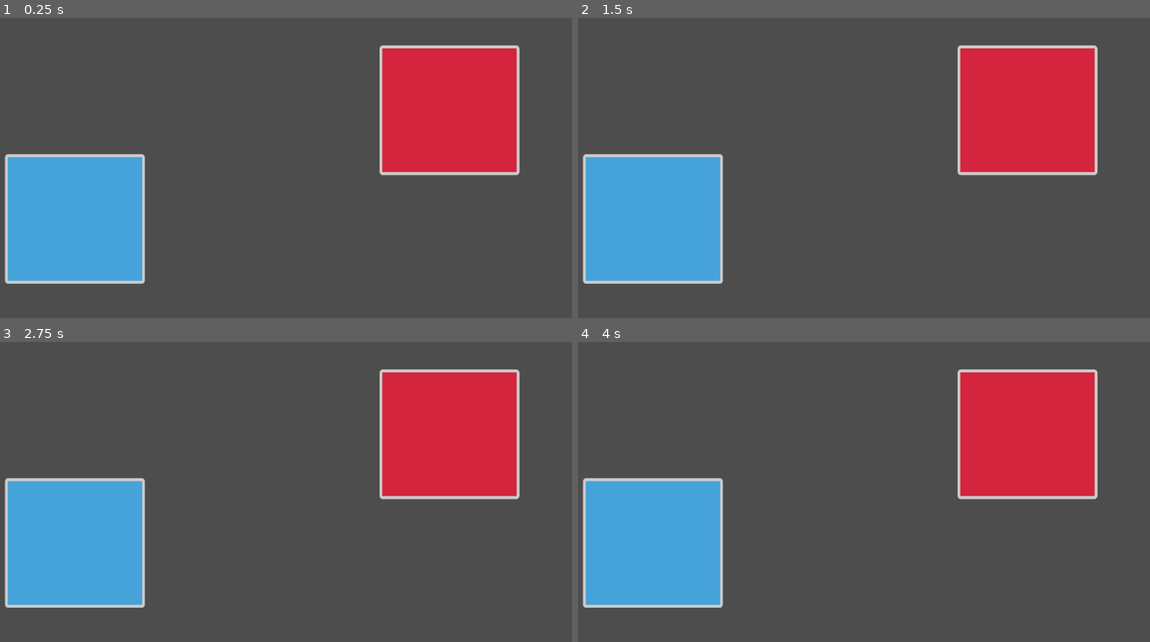
Above: before the commit, frames 1-4 (two rows, left to right).
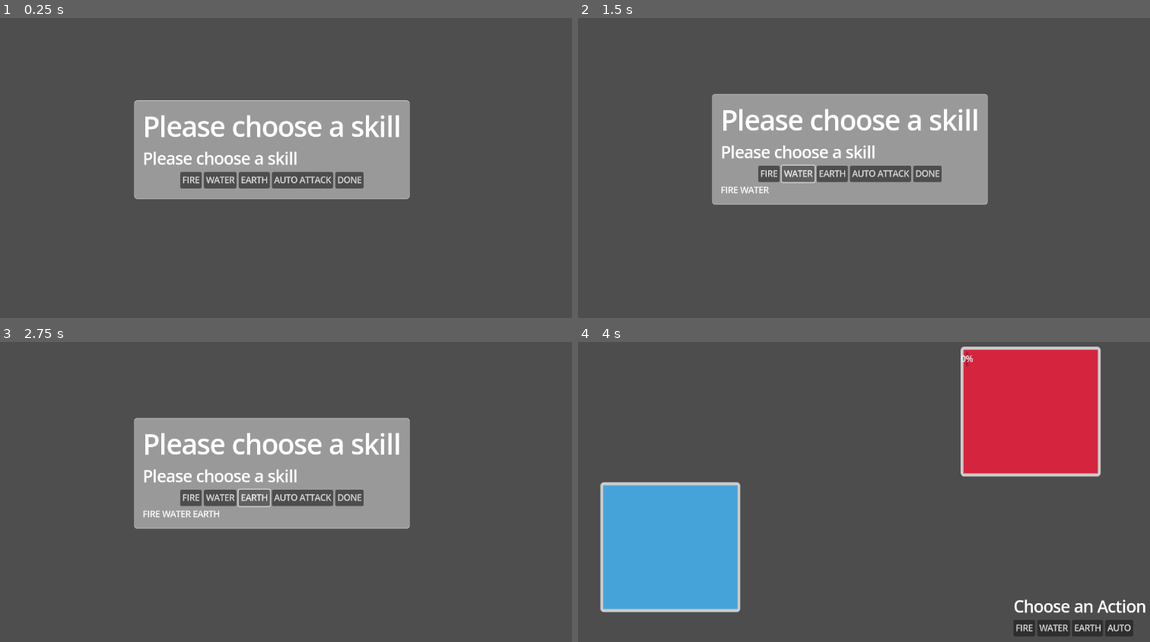
Above: after the commit, the same moments.

Repository: fireflies001/turn-based-game-godot-testing-
Game: Godot game, scene res://skill_choosing.tscn
Two runs of this game, one before a commit and one after it. Both use one fixed random seed, a clock stepped at 60 frames per second and the inputs below. Before the commit the project starts from res://world.tscn.
Inputs (mouse positions are in pixels of both pictures, inside the frame that each line leads up to):
- Up to frame 1 (0.25 s): no input
- Up to frame 2 (1.5 s): click (766, 180) at 0.5 s, where only the run after the commit has a clickable "FIRE"; click (801, 174) at 1.25 s, where only the run after the commit has a clickable "WATER"
- Up to frame 3 (2.75 s): click (251, 498) at 2 s, where only the run after the commit has a clickable "EARTH"
- Up to frame 4 (4 s): click (881, 498) at 2.75 s, where only the run after the commit has a clickable "AUTO ATTACK"; click (926, 498) at 3.5 s, where only the run after the commit has a clickable "DONE"

The runs differ from the first frame. In frame 1, 34% of the frame differs, in the area x 0-91%, y 9-89%; in frame 2, 36%; in frame 3, 36%; in frame 4, 11%.

Commit message:
added health and damage logic

Diff:
--- /dev/null
+++ b/Skills.gd
@@ -0,0 +1,12 @@
+extends Node
+
+var chosen_skill: Array = []
+
+
+func add_to_skill(value):
+	chosen_skill.append(value)
+
+
+func remove_skill(index):
+	if index >= 0 and index < chosen_skill.size():
+		chosen_skill.remove_at(index)
--- a/character_1.gd
+++ b/character_1.gd
@@ -1,7 +1,14 @@
 extends CharacterBody2D
-var health: float = 7
 
 
+@export_group("Nodes")
+@export var healthNode: HEALTH
+var health: float
+
+func _ready():
+	healthNode.set_heath()
+	health = healthNode.get_heath()
+
 func take_damage(value):
-	health -= value
-	print("player: ", health)
+	health = healthNode.damage_taken(health, value)
+	print("player: ",health)
--- a/character_1.tscn
+++ b/character_1.tscn
@@ -1,6 +1,7 @@
-[gd_scene load_steps=5 format=3 uid="uid://cl1k2w4kmgkgg"]
+[gd_scene load_steps=6 format=3 uid="uid://cl1k2w4kmgkgg"]
 
 [ext_resource type="Script" path="res://character_1.gd" id="1_vqmvt"]
+[ext_resource type="PackedScene" uid="uid://cgtnxg5xltixf" path="res://heath.tscn" id="2_h4eow"]
 
 [sub_resource type="RectangleShape2D" id="RectangleShape2D_njgmu"]
 size = Vector2(19, 18)
@@ -19,8 +20,9 @@
 [sub_resource type="StyleBoxFlat" id="StyleBoxFlat_bl4am"]
 bg_color = Color(1, 1, 1, 1)
 
-[node name="CharacterBody2D" type="CharacterBody2D"]
+[node name="CharacterBody2D" type="CharacterBody2D" node_paths=PackedStringArray("healthNode")]
 script = ExtResource("1_vqmvt")
+healthNode = NodePath("Node2D")
 
 [node name="CollisionShape2D" type="CollisionShape2D" parent="."]
 position = Vector2(0.5, 0)
@@ -42,3 +44,6 @@
 offset_bottom = 131.0
 scale = Vector2(1.96, 0.8)
 theme_override_styles/panel = SubResource("StyleBoxFlat_bl4am")
+
+[node name="Node2D" parent="." instance=ExtResource("2_h4eow")]
+health_points = 100.0
--- a/enemy.gd
+++ b/enemy.gd
@@ -1,7 +1,14 @@
 extends CharacterBody2D
-var health: float = 7
 
 
+@export_group("Nodes")
+@export var healthNode: HEALTH
+var health: float
+
+func _ready():
+	healthNode.set_heath()
+	health = healthNode.get_heath()
+
 func take_damage(value):
-	health -= value
+	health = healthNode.damage_taken(health, value)
 	print("enemy: ",health)
--- a/enemy.tscn
+++ b/enemy.tscn
@@ -1,6 +1,7 @@
-[gd_scene load_steps=4 format=3 uid="uid://dwklmp7muiwbg"]
+[gd_scene load_steps=5 format=3 uid="uid://dwklmp7muiwbg"]
 
 [ext_resource type="Script" path="res://enemy.gd" id="1_xm3b8"]
+[ext_resource type="PackedScene" uid="uid://cgtnxg5xltixf" path="res://heath.tscn" id="2_gq3fd"]
 
 [sub_resource type="RectangleShape2D" id="RectangleShape2D_20w6d"]
 
@@ -15,8 +16,9 @@
 corner_radius_bottom_right = 5
 corner_radius_bottom_left = 5
 
-[node name="enemy" type="CharacterBody2D"]
+[node name="enemy" type="CharacterBody2D" node_paths=PackedStringArray("healthNode")]
 script = ExtResource("1_xm3b8")
+healthNode = NodePath("Node2D")
 
 [node name="CollisionShape2D" type="CollisionShape2D" parent="."]
 shape = SubResource("RectangleShape2D_20w6d")
@@ -36,3 +38,10 @@
 offset_right = 320.0
 offset_bottom = 162.0
 scale = Vector2(2.08, 0.72)
+
+[node name="ProgressBar" type="ProgressBar" parent="."]
+offset_right = 4.0
+offset_bottom = 27.0
+
+[node name="Node2D" parent="." instance=ExtResource("2_gq3fd")]
+health_points = 100.0
--- a/enemy_group.gd
+++ b/enemy_group.gd
@@ -5,7 +5,7 @@
 var action_queue: Array = []
 var is_battling: bool = false
 var index: int = 0
-
+var damage: int = 0
 
 signal next_player
 
@@ -15,15 +15,26 @@
 func _process(_delta):
 	if Input.is_action_just_pressed("attack"):
 		print("attack")
-		action_queue.push_back(index)
-		is_battling = true
-		_action(action_queue)
 
 
-func _action(stack):
+
+func _action(stack,damage):
 	for i in stack:
-		enemies[i].take_damage(1)
+		enemies[i].take_damage(damage)
 		await get_tree().create_timer(1).timeout
 	action_queue.clear()
 	is_battling = false
 	emit_signal("next_player")
+
+
+func _on_control_skill_pressed(value):
+	if value == "FIRE":
+		damage = 10
+	elif value == "WATER":
+		damage = 20
+	elif value == "EARTH":
+		damage = 30
+
+	action_queue.push_back(index)
+	is_battling = true
+	_action(action_queue,damage)
--- a/health.gd
+++ b/health.gd
@@ -1,11 +1,23 @@
-extends Node2D
+
+class_name HEALTH extends Node2D
 
 
-# Called when the node enters the scene tree for the first time.
-func _ready():
-	pass # Replace with function body.
+@export var health_points: float
+var actual_health_points: float
+func set_heath():
+	actual_health_points = health_points
 
+func get_heath():
+	return actual_health_points
 
-# Called every frame. 'delta' is the elapsed time since the previous frame.
-func _process(delta):
+func regenerate_health(health:float, multiplier: float):
+	if(health < actual_health_points):
+		health *= multiplier
+	return health
+
+func calculate_health():
 	pass
+
+func damage_taken(curHealth, value):
+	curHealth -= value
+	return curHealth
--- /dev/null
+++ b/heath.tscn
@@ -0,0 +1,6 @@
+[gd_scene load_steps=2 format=3 uid="uid://cgtnxg5xltixf"]
+
+[ext_resource type="Script" path="res://health.gd" id="1_r2wnu"]
+
+[node name="Node2D" type="Node2D"]
+script = ExtResource("1_r2wnu")
--- a/project.godot
+++ b/project.godot
@@ -11,9 +11,17 @@
 [application]
 
 config/name="Ai"
-run/main_scene="res://world.tscn"
+run/main_scene="res://skill_choosing.tscn"
 config/features=PackedStringArray("4.2", "Forward Plus")
 config/icon="res://icon.svg"
+
+[autoload]
+
+Skills="*res://Skills.gd"
+
+[gui]
+
+theme/default_font_multichannel_signed_distance_field=true
 
 [input]
 
--- /dev/null
+++ b/skill_choosing.gd
@@ -0,0 +1,39 @@
+extends Control
+
+@onready var skill_selected_box = $PanelContainer/Margin/label_container/skill_selected_box
+
+
+func _process(delta):
+
+	pass
+
+func _on_fire_pressed():
+	Skills.add_to_skill("FIRE")
+	update_skill_selected()
+
+func _on_water_pressed():
+	Skills.add_to_skill("WATER")
+	update_skill_selected()
+
+func _on_earth_pressed():
+	Skills.add_to_skill("EARTH")
+	update_skill_selected()
+
+func _on_auto_attack_pressed():
+	Skills.add_to_skill("AUTO")
+	update_skill_selected()
+
+
+func update_skill_selected():
+	for child in skill_selected_box.get_children():
+		child.queue_free()
+
+	for value in Skills.chosen_skill:
+		var skill_label = Label.new()
+		skill_label.text = str(value)
+		skill_selected_box.add_child(skill_label)
+
+
+
+func _on_button_pressed():
+	get_tree().change_scene_to_file("res://world.tscn")
--- /dev/null
+++ b/skill_choosing.tscn
@@ -0,0 +1,100 @@
+[gd_scene load_steps=3 format=3 uid="uid://bicskicny0ke5"]
+
+[ext_resource type="Script" path="res://skill_choosing.gd" id="1_bcq4x"]
+
+[sub_resource type="StyleBoxFlat" id="StyleBoxFlat_coklg"]
+border_width_left = 1
+border_width_top = 1
+border_width_right = 1
+border_width_bottom = 1
+corner_radius_top_left = 5
+corner_radius_top_right = 5
+corner_radius_bottom_right = 5
+corner_radius_bottom_left = 5
+
+[node name="skillSelection" type="Control"]
+layout_mode = 3
+anchors_preset = 15
+anchor_right = 1.0
+anchor_bottom = 1.0
+grow_horizontal = 2
+grow_vertical = 2
+script = ExtResource("1_bcq4x")
+
+[node name="ColorRect" type="ColorRect" parent="."]
+layout_mode = 1
+anchors_preset = 15
+anchor_right = 1.0
+anchor_bottom = 1.0
+grow_horizontal = 2
+grow_vertical = 2
+color = Color(0.305882, 0.305882, 0.305882, 1)
+
+[node name="PanelContainer" type="PanelContainer" parent="."]
+layout_mode = 1
+anchors_preset = 8
+anchor_left = 0.5
+anchor_top = 0.5
+anchor_right = 0.5
+anchor_bottom = 0.5
+offset_left = -261.0
+offset_top = -93.5
+offset_right = 261.0
+offset_bottom = 93.5
+grow_horizontal = 2
+grow_vertical = 2
+theme_override_styles/panel = SubResource("StyleBoxFlat_coklg")
+
+[node name="Margin" type="MarginContainer" parent="PanelContainer"]
+layout_mode = 2
+theme_override_constants/margin_left = 15
+theme_override_constants/margin_top = 15
+theme_override_constants/margin_right = 15
+theme_override_constants/margin_bottom = 15
+
+[node name="label_container" type="VBoxContainer" parent="PanelContainer/Margin"]
+layout_mode = 2
+
+[node name="Label" type="Label" parent="PanelContainer/Margin/label_container"]
+layout_mode = 2
+theme_override_font_sizes/font_size = 50
+text = "Please choose a skill"
+
+[node name="Label2" type="Label" parent="PanelContainer/Margin/label_container"]
+layout_mode = 2
+theme_override_font_sizes/font_size = 30
+text = "Please choose a skill"
+
+[node name="skill_selection_box" type="HBoxContainer" parent="PanelContainer/Margin/label_container"]
+layout_mode = 2
+size_flags_horizontal = 4
+size_flags_vertical = 4
+
+[node name="fire" type="Button" parent="PanelContainer/Margin/label_container/skill_selection_box"]
+layout_mode = 2
+text = "FIRE"
+
+[node name="water" type="Button" parent="PanelContainer/Margin/label_container/skill_selection_box"]
+layout_mode = 2
+text = "WATER"
+
+[node name="earth" type="Button" parent="PanelContainer/Margin/label_container/skill_selection_box"]
+layout_mode = 2
+text = "EARTH"
+
+[node name="Auto Attack" type="Button" parent="PanelContainer/Margin/label_container/skill_selection_box"]
+layout_mode = 2
+text = "AUTO ATTACK"
+
+[node name="Button" type="Button" parent="PanelContainer/Margin/label_container/skill_selection_box"]
+layout_mode = 2
+text = "DONE"
+
+[node name="skill_selected_box" type="HBoxContainer" parent="PanelContainer/Margin/label_container"]
+layout_mode = 2
+
+[connection signal="pressed" from="PanelContainer/Margin/label_container/skill_selection_box/fire" to="." method="_on_fire_pressed"]
+[connection signal="pressed" from="PanelContainer/Margin/label_container/skill_selection_box/water" to="." method="_on_water_pressed"]
+[connection signal="pressed" from="PanelContainer/Margin/label_container/skill_selection_box/earth" to="." method="_on_earth_pressed"]
+[connection signal="pressed" from="PanelContainer/Margin/label_container/skill_selection_box/Auto Attack" to="." method="_on_auto_attack_pressed"]
+[connection signal="pressed" from="PanelContainer/Margin/label_container/skill_selection_box/Button" to="." method="_on_button_pressed"]
--- /dev/null
+++ b/world.gd
@@ -0,0 +1,22 @@
+extends Control
+
+@onready var skill_panel = $PanelContainer/MarginContainer/VBoxContainer/Skill_Selection
+
+signal skill_pressed(value: String)
+# Called when the node enters the scene tree for the first time.
+func _ready():
+	update_skill_selected()
+
+
+func update_skill_selected():
+	for child in skill_panel.get_children():
+		child.queue_free()
+
+	for value in Skills.chosen_skill:
+		var skill_label = Button.new()
+		skill_label.text = str(value)
+		skill_label.connect("pressed", Callable(self, "on_pressed").bind(value))
+		skill_panel.add_child(skill_label)
+
+func on_pressed(value):
+	emit_signal("skill_pressed",value)
--- a/world.tscn
+++ b/world.tscn
@@ -1,14 +1,57 @@
-[gd_scene load_steps=3 format=3 uid="uid://cqygpwwc3d4mg"]
+[gd_scene load_steps=5 format=3 uid="uid://cqygpwwc3d4mg"]
 
+[ext_resource type="Script" path="res://world.gd" id="1_kyuqd"]
 [ext_resource type="PackedScene" uid="uid://ckp8jsaaxd23j" path="res://player_group.tscn" id="1_xomum"]
 [ext_resource type="PackedScene" uid="uid://cvcnc41u5jerx" path="res://enemy_group.tscn" id="2_y4tuj"]
 
-[node name="world" type="Node2D"]
+[sub_resource type="StyleBoxFlat" id="StyleBoxFlat_780mq"]
+bg_color = Color(0.6, 0.6, 0.6, 0)
+
+[node name="Control" type="Control"]
+layout_mode = 3
+anchors_preset = 15
+anchor_right = 1.0
+anchor_bottom = 1.0
+grow_horizontal = 2
+grow_vertical = 2
+script = ExtResource("1_kyuqd")
 
 [node name="player_group" parent="." instance=ExtResource("1_xomum")]
-position = Vector2(80, 343)
+position = Vector2(113, 351)
 
 [node name="enemy_group" parent="." instance=ExtResource("2_y4tuj")]
-position = Vector2(790, 137)
+position = Vector2(796, 94)
 
+[node name="PanelContainer" type="PanelContainer" parent="."]
+layout_mode = 1
+anchors_preset = 3
+anchor_left = 1.0
+anchor_top = 1.0
+anchor_right = 1.0
+anchor_bottom = 1.0
+offset_left = -40.0
+offset_top = -40.0
+grow_horizontal = 0
+grow_vertical = 0
+theme_override_styles/panel = SubResource("StyleBoxFlat_780mq")
+
+[node name="MarginContainer" type="MarginContainer" parent="PanelContainer"]
+layout_mode = 2
+theme_override_constants/margin_left = 15
+theme_override_constants/margin_top = 15
+theme_override_constants/margin_right = 15
+theme_override_constants/margin_bottom = 15
+
+[node name="VBoxContainer" type="VBoxContainer" parent="PanelContainer/MarginContainer"]
+layout_mode = 2
+
+[node name="Label" type="Label" parent="PanelContainer/MarginContainer/VBoxContainer"]
+layout_mode = 2
+theme_override_font_sizes/font_size = 30
+text = "Choose an Action"
+
+[node name="Skill_Selection" type="HBoxContainer" parent="PanelContainer/MarginContainer/VBoxContainer"]
+layout_mode = 2
+
+[connection signal="skill_pressed" from="." to="enemy_group" method="_on_control_skill_pressed"]
 [connection signal="next_player" from="enemy_group" to="player_group" method="_on_enemy_group_next_player"]
